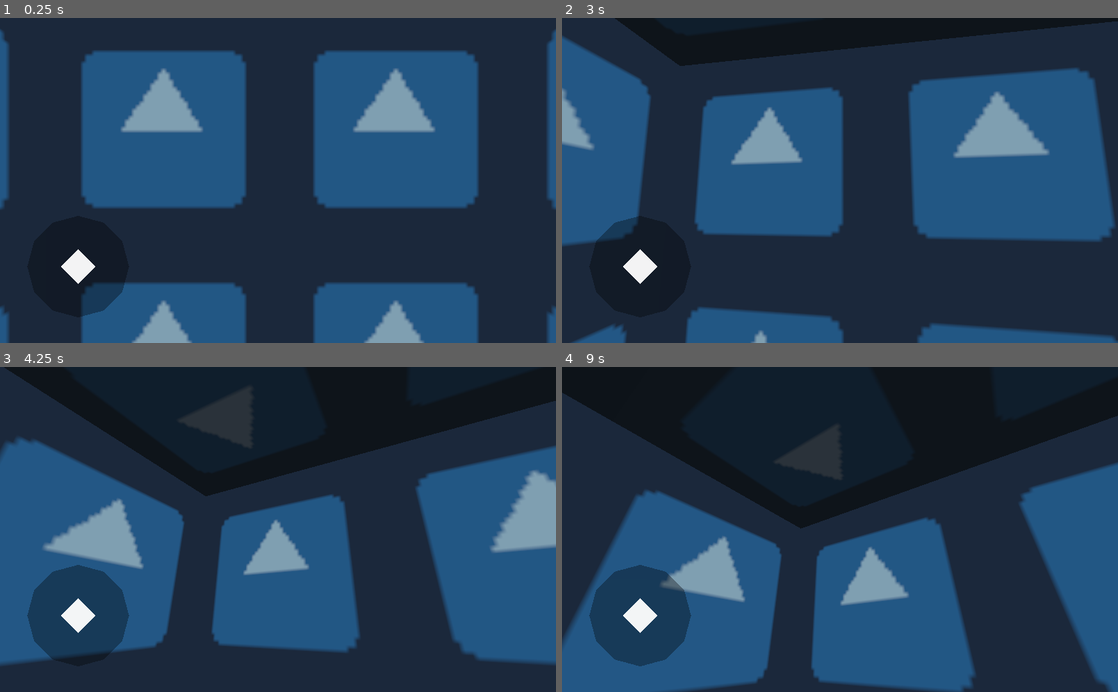
Above: before the commit, frames 1-4 (two rows, left to right).
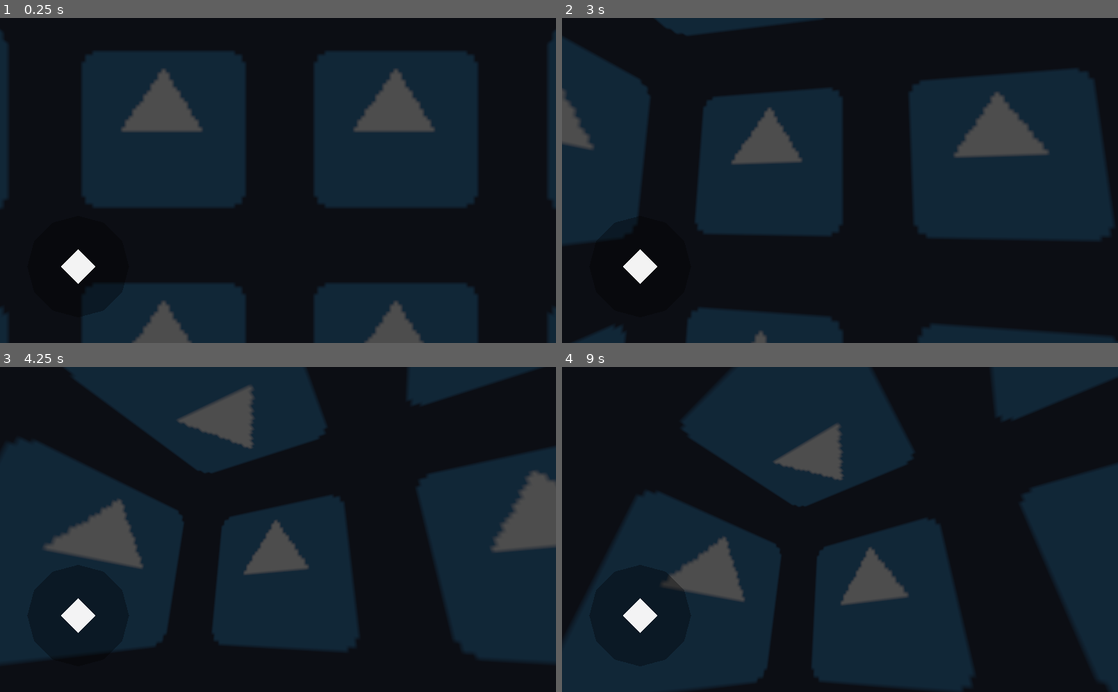
Above: after the commit, the same moments.

Repository: BielZinF/Joystick
Game: Godot game, scene res://Joystick.tscn
Same seed, same stepped clock (60 frames per second), same inputs: the game is played once before the commit and once after it. The engine's default icon, where the game draws it, is replaced by a stand-in: a white triangle on a blue panel in a dark square.
Inputs (mouse positions are in pixels of both pictures, inside the frame that each line leads up to):
- Up to frame 1 (0.25 s): no input
- Up to frame 2 (3 s): tap Enter at 0.5, 2 s; move the mouse to (962, 164) at 0.52 s; click (962, 164) at 0.67 s; tap Space at 1.25, 2.75 s; drag from (728, 196) to (812, 245) at 1.27 s; move the mouse to (895, 109) at 2.02 s; click (895, 109) at 2.17 s; drag from (812, 245) to (673, 131) at 2.77 s
- Up to frame 3 (4.25 s): tap Enter at 3.5 s; move the mouse to (444, 578) at 3.52 s; click (444, 578) at 3.67 s
- Up to frame 4 (9 s): tap Space at 4.25 s; drag from (673, 480) to (756, 448) at 4.27 s; move the mouse to (867, 529) at 5.02 s; click (867, 529) at 5.17 s; drag from (756, 448) to (728, 545) at 5.77 s; move the mouse to (962, 513) at 6.52 s; click (962, 513) at 6.67 s; drag from (728, 545) to (812, 594) at 7.27 s; move the mouse to (895, 458) at 8.02 s; click (895, 458) at 8.17 s; drag from (812, 594) to (673, 480) at 8.77 s

The runs differ from the first frame. In frame 1, 100% of the frame differs, in the area x 0-100%, y 0-100%; in frame 2, 93%; in frame 3, 78%; in frame 4, 70%.

Commit message:
removendo coisas inuteis

Diff:
--- a/Joystick.gd
+++ b/Joystick.gd
@@ -29,12 +29,12 @@
 onready var cam : Position3D = $"../Cam"
 var speed : float = 0.0005
 func moviment() -> void:
-	var velocity : Vector3
-	velocity.z += Ball.position.y * cam.global_transform.basis.z.z  * speed
-	velocity.x += Ball.position.y * cam.global_transform.basis.z.x  * speed
-	velocity.x += Ball.position.x * cam.global_transform.basis.z.z  * speed
-	velocity.z += -Ball.position.x * cam.global_transform.basis.z.x  * speed
-	cam.global_transform.origin += (velocity)
+	var pos : Vector3
+	pos.z += Ball.position.y * cam.global_transform.basis.z.z  * speed
+	pos.x += Ball.position.y * cam.global_transform.basis.z.x  * speed
+	pos.x += Ball.position.x * cam.global_transform.basis.z.z  * speed
+	pos.z += -Ball.position.x * cam.global_transform.basis.z.x  * speed
+	cam.global_transform.origin += (pos)
 
 func _physics_process(delta):
 	moviment()
--- a/default_env.tres
+++ /dev/null
@@ -1,7 +0,0 @@
-[gd_resource type="Environment" load_steps=2 format=2]
-
-[sub_resource type="ProceduralSky" id=1]
-
-[resource]
-background_mode = 2
-background_sky = SubResource( 1 )
--- a/project.godot
+++ b/project.godot
@@ -41,7 +41,3 @@
 [physics]
 
 common/enable_pause_aware_picking=true
-
-[rendering]
-
-environment/default_environment="res://default_env.tres"
Not shown, removed: export_presets.cfg
